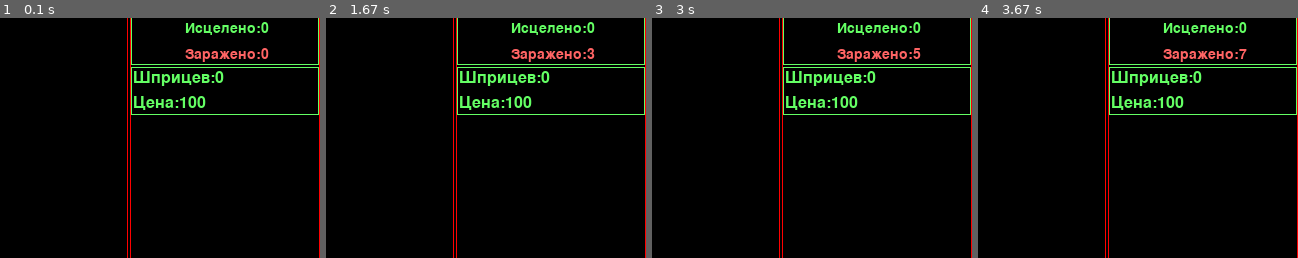
Above: before the commit, frames 1-4 (left to right).
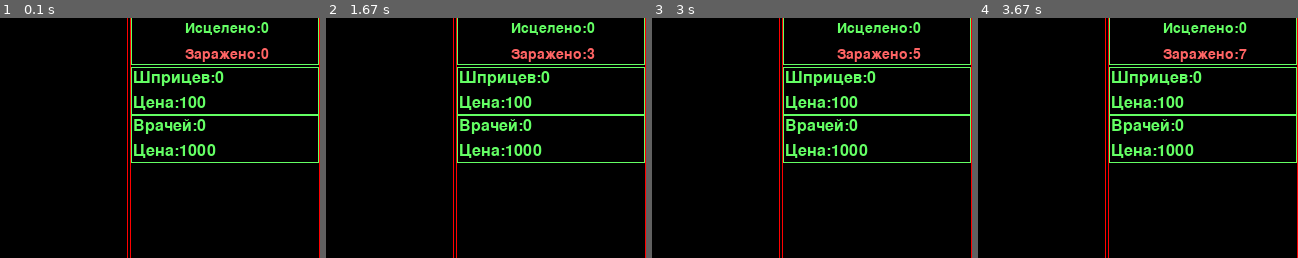
Above: after the commit, the same moments.

Repository: grigvlwork/py_prog
Game: pygame game, started from covidclicker/mainwindow.py
Two runs of this game, one before a commit and one after it. Both use one fixed random seed, a clock stepped at 60 frames per second and the inputs below.
Inputs (mouse positions are % of the whole screen's width and height, from its top left):
- Up to frame 1 (0.1 s): no input
- Up to frame 2 (1.67 s): click (97, 15) at 0.38 s
- Up to frame 3 (3 s): no input
- Up to frame 4 (3.67 s): no input
The pictures show only the part of the screen within x 50-100%, y 0-50%; the shares and areas given below are measured in that part.

The runs differ from the first frame. In frame 1, 2.0% of the frame differs, in the area x 40-100%, y 40-61%; in frame 2, 2.0%; in frame 3, 2.0%; in frame 4, 2.0%.

Commit message:
covidclicker: add medic slot, button not working

Diff:
--- a/covidclicker/mainwindow.py
+++ b/covidclicker/mainwindow.py
@@ -157,18 +157,19 @@
     image = load_image('add2.png')
     image = pygame.transform.scale(image, (32, 32))
 
-    def __init__(self, group, x, y):
+    def __init__(self, group, x, y, item):
         super().__init__(group)
         self.image = AddButton.image
         self.rect = self.image.get_rect()
         self.rect.x = x
         self.rect.y = y
+        self.item = item
         self.visible = 1
         self.dirty = 1
 
     def click(self, *args):
         if args and args[0].type == pygame.MOUSEBUTTONDOWN and self.rect.collidepoint(args[0].pos):
-            return 1
+            return self.item
         return 0
 
 
@@ -240,15 +241,21 @@
         self.virus_clicked = True
         self.counter_size = self.slot_height
         self.syringe_counter_size = self.slot_height
+        self.medic_counter_size = self.slot_height
         self.syringe_cost = 100
         self.syringe_amount = 0
+        self.medic_cost = 1000
+        self.medic_amount = 0
         self.infect_timeout = 500
         self.button_sprites = pygame.sprite.LayeredDirty()
         self.syringe_sprites = pygame.sprite.LayeredDirty()
         self.virus_sprites = pygame.sprite.LayeredDirty()
         self.add_syringe_sprite = AddButton(self.button_sprites,
                                             self.width - 35,
-                                            self.slot_height + 10)
+                                            self.slot_height + 10, 1)
+        self.add_medic_sprite = AddButton(self.button_sprites,
+                                            self.width - 35,
+                                            self.slot_height * 2 + 10, 2)
         self.virus_sprite = Virus(self.virus_sprites, (self.game_width // 2, self.height // 2))
         self.sprite_id = [0, 0, 0, 0, 0]
         random.seed()
@@ -403,6 +410,34 @@
         buttons = self.button_sprites.draw(screen)
         pygame.display.update(buttons)
 
+    def draw_medic_slot(self):
+        font = pygame.font.Font(None, self.medic_counter_size)
+        text = font.render("Врачей:" + str(self.medic_amount), 1, (100, 255, 100))
+        text2 = font.render("Цена:" + str(self.medic_cost), 1, (100, 255, 100))
+        text_w = text2.get_width()
+        text_h = text2.get_height()
+        while text_w > self.slot_width - 50 or text_h > self.slot_height // 3:
+            self.medic_counter_size -= 1
+            font = pygame.font.Font(None, self.medic_counter_size)
+            text2 = font.render("Цена:" + str(self.medic_cost), 1, (100, 255, 100))
+            text_w = text2.get_width()
+            text_h = text2.get_height()
+        text = font.render("Врачей:" + str(self.medic_amount), 1, (100, 255, 100))
+        text_x = self.game_width + 5
+        text_y = self.slot_height * 2 + 6
+        screen.blit(text, (text_x, text_y))
+        text_x = self.game_width + 5
+        text_y = self.slot_height * 3 - text_h - 1
+        screen.blit(text2, (text_x, text_y))
+        pygame.draw.rect(screen, pygame.Color(100, 255, 100),
+                         (self.game_width + 3, self.slot_height * 2 + 3, self.slot_width - 4, self.slot_height), 1)
+        if self.cured_to_pay > self.medic_cost:
+            self.add_medic_sprite.visible = 1
+        else:
+            self.add_medic_sprite.visible = 0
+        buttons = self.button_sprites.draw(screen)
+        pygame.display.update(buttons)
+
     def draw_counter(self):
         font = pygame.font.Font(None, self.counter_size)
         text_cured = font.render("Исцелено:" + str(self.cured_to_pay), 1, (100, 255, 100))
@@ -474,12 +509,12 @@
             self.make_healthy(1)
             temp_cure -= 1
 
-
     def render(self):
         self.draw_frame()
         # self.draw_virus()
         self.draw_counter()
         self.draw_syringe_slot()
+        self.draw_medic_slot()
         self.fill_syringes()
         self.button_sprites.draw(screen)
         self.syringe_sprites.draw(screen)
@@ -504,11 +539,16 @@
         if event.type == pygame.MOUSEBUTTONDOWN:
             main_field.get_click(event.pos)
             add_syringe = main_field.add_syringe_sprite.click(event)
-            if add_syringe and main_field.cured_to_pay > main_field.syringe_cost:
+            if add_syringe == 1 and main_field.cured_to_pay > main_field.syringe_cost:
                 main_field.syringe_amount += 1
                 main_field.cured_to_pay -= main_field.syringe_cost
                 main_field.syringe_cost = int(main_field.syringe_cost * 1.1)
                 main_field.cure_in_sec = main_field.syringe_amount
+            elif add_syringe == 2 and main_field.cured_to_pay > main_field.medic_cost:
+                main_field.medic_amount += 1
+                main_field.cured_to_pay -= main_field.medic_cost
+                main_field.medic_cost = int(main_field.medic_cost * 1.1)
+                main_field.cure_in_sec = main_field.syringe_amount * 10
         if event.type == INFECTEVENT:
             main_field.make_infected(main_field.infect_in_tick)
         if event.type == INCREASEINFECT:
